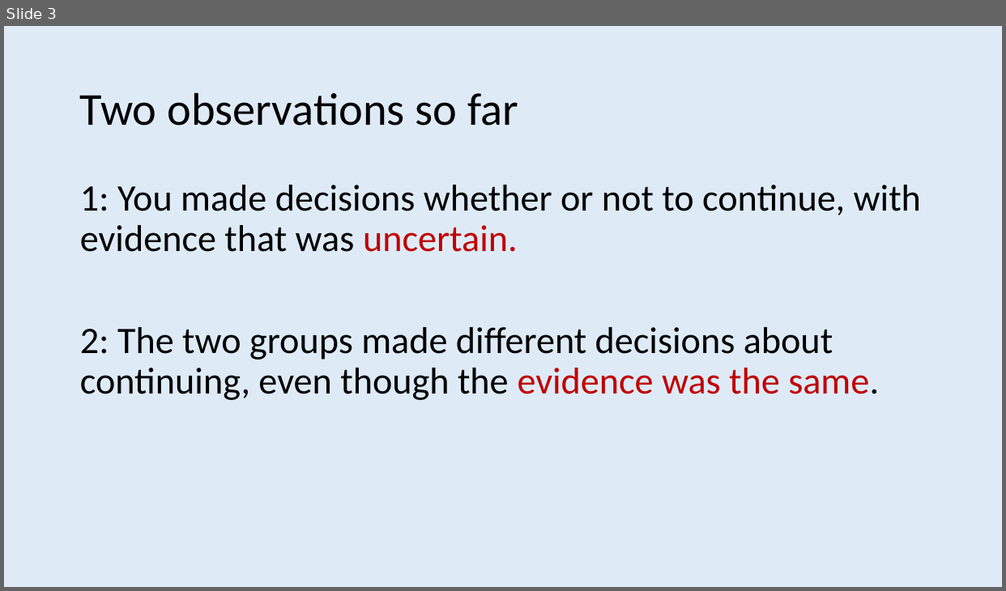
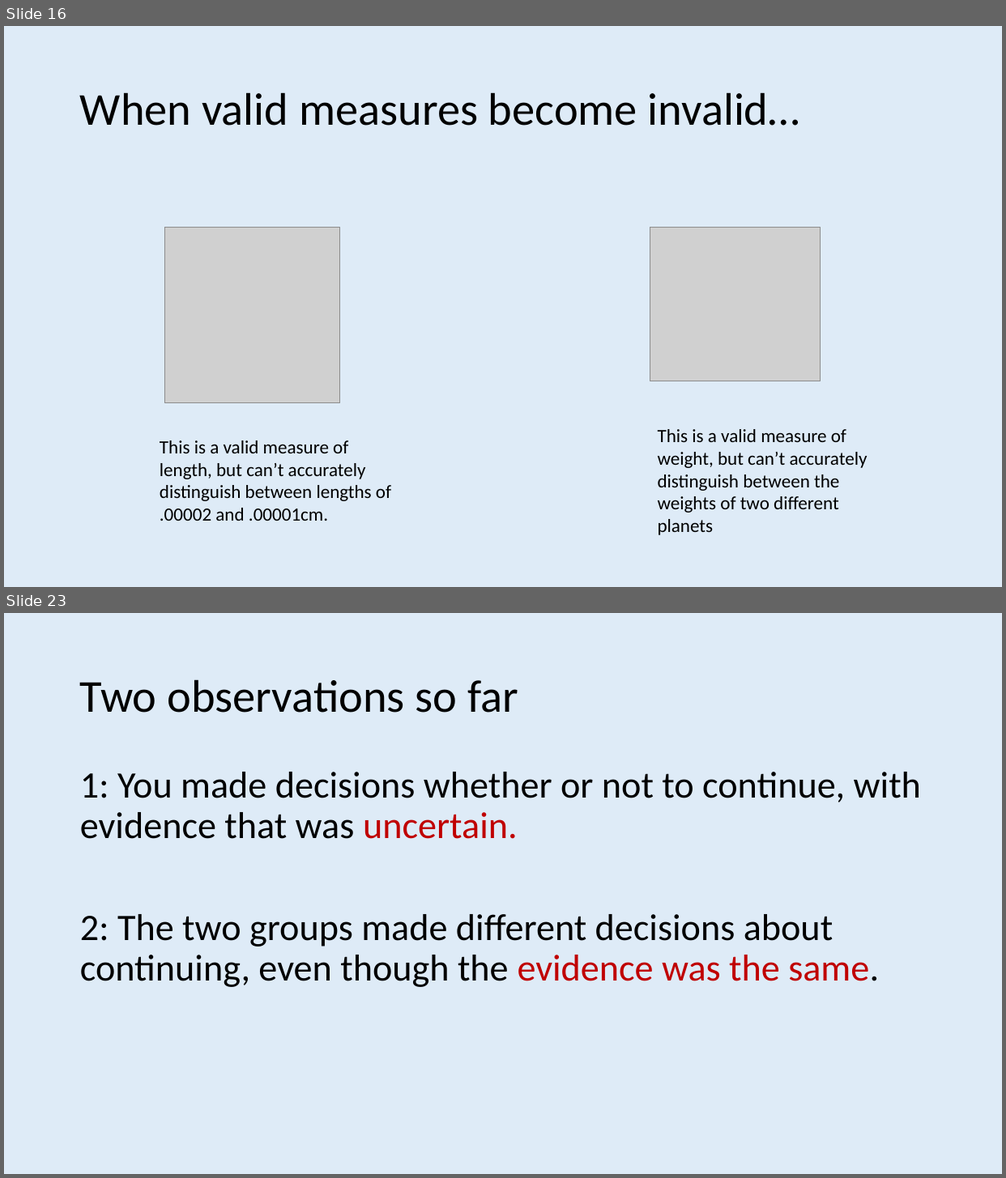
Before and after one commit to ajwills72/rmhealth-found, a slide deck: docs/statistical_inference.pptx. Shown one above the other, each under a label of ours: slide 3 before the commit, slides 16 and 23 after it; the slides between them are not shown. The pictures are 1006x591 and 1006x1178 pixels, drawn with LibreOffice and Linux fonts; fonts in the diff are those of the drawing; grey boxes stand for pictures. Boxes give left, top, right and bottom in pixels: in the first picture for what was removed or moved away, otherwise in the second. Text is boxed around its words. In the diff, an @@ line names an element or a change of style, - is before the commit and + after.

```diff
--- a/docs/statistical_inference.pptx
+++ b/docs/statistical_inference.pptx
@@ slide 16 added at (4,26,1002,587), background #DEEBF7 @@
@@ title added at (80,92,800,126), 44 pt, text #000000 @@
+When valid measures become invalid…
@@ picture added at (165,228,340,403) @@
@@ picture added at (650,228,820,381) @@
@@ text added at (658,429,867,535), 18 pt, text #000000 @@
+This is a valid measure of weight, but can’t accurately distinguish between the weights of two different planets
@@ text added at (160,441,391,521), 18 pt, text #000000 @@
+This is a valid measure of length, but can’t accurately distinguish between lengths of .00002 and .00001cm.
@@ what was slide 3 is now slide 23 @@
```
Also in this commit, not shown: 7 slides changed, 22 other slides added, 13 slides removed, 4 other files.
